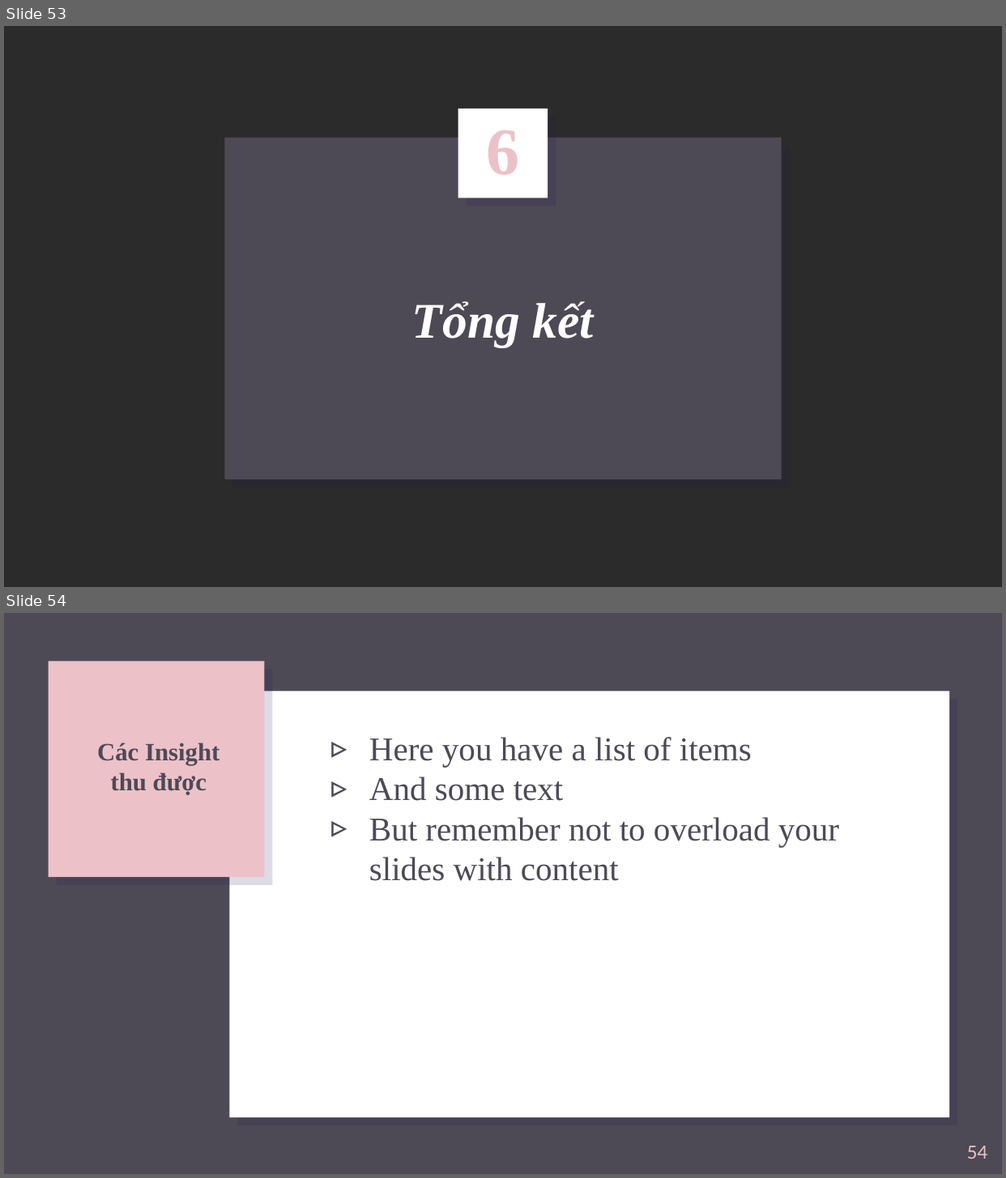
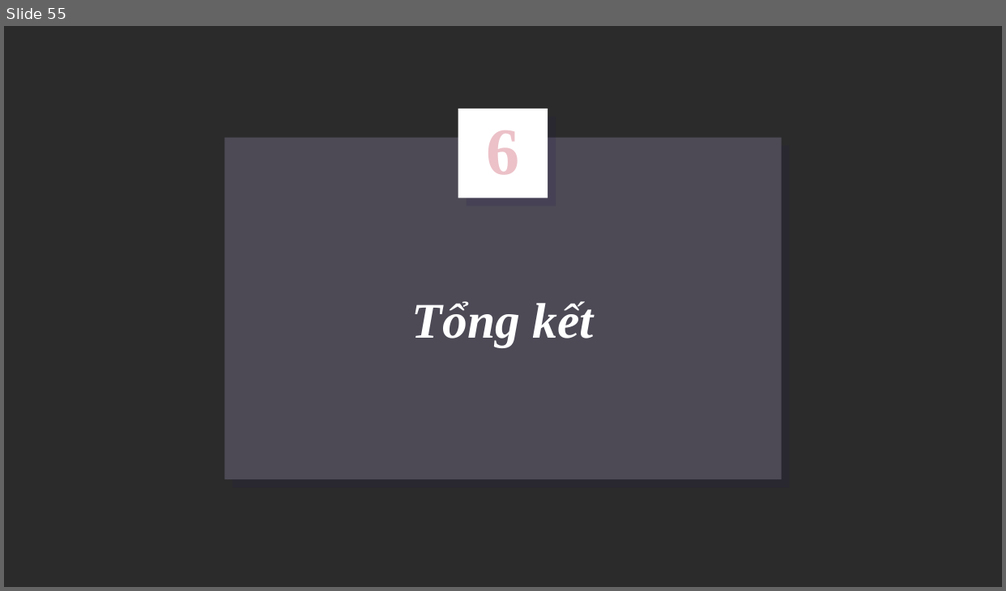
Before and after one commit to anhhuong20/ProjectTeam12, a slide deck: Team12.pptx. Shown one above the other, each under a label of ours: slides 53 and 54 before the commit, slide 55 after it. The pictures are 1006x1178 and 1006x591 pixels, drawn with LibreOffice and Linux fonts; fonts in the diff are those of the drawing; background and template pictures are left out; a plain dark background stands for a picture behind light text. Boxes give left, top, right and bottom in pixels: in the first picture for what was removed or moved away, otherwise in the second. Text is boxed around its words. In the diff, an @@ line names an element or a change of style, - is before the commit and + after.

```diff
--- a/Team12.pptx
+++ b/Team12.pptx
@@ slide 54 removed at (4, 613, 1002, 1174), background picture (left out) @@
@@ rectangle removed at (48, 661, 265, 877) @@
@@ rectangle removed at (229, 691, 949, 1118) @@
@@ title removed at (97, 743, 219, 795) @@
-Các Insight thu được
@@ text removed at (369, 737, 839, 881) @@
-▹ Here you have a list of items
-▹ And some text
-▹ But remember not to overload your slides with content
@@ page number removed at (967, 1146, 988, 1159) @@
-54
@@ what was slide 53 is now slide 55 @@
```
Also in this commit, not shown: 12 slides changed, 8 slides added, 7 other slides removed, 1 other file.
